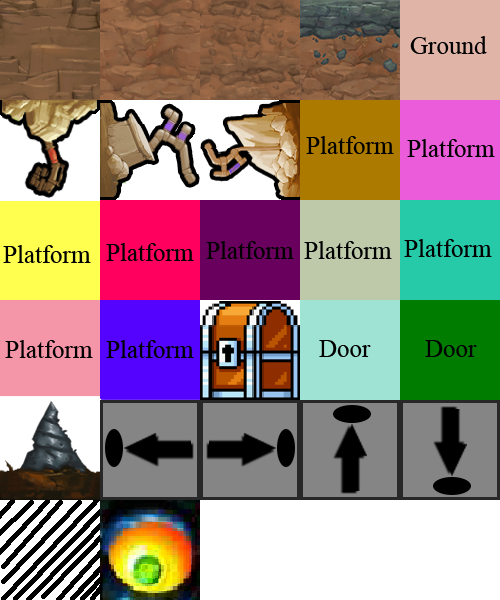
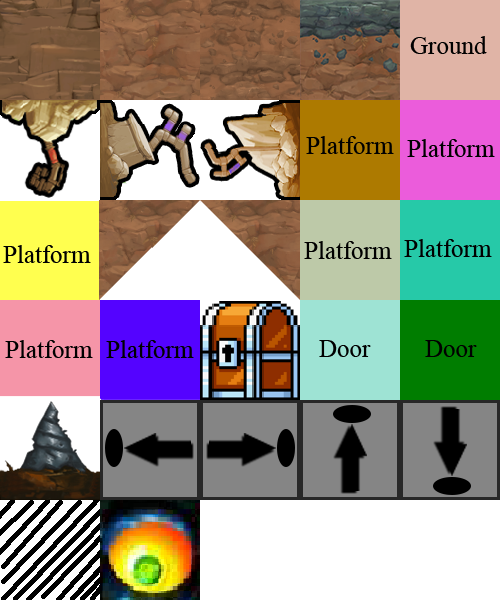
Comparing the layer stacks of the two (500, 600) images. Changes:
added layer "Layer 5 copy 3" above "Layer 5 copy 4" over [99, 200, 200, 300]
added layer "Layer 5 copy 4" above "Layer 5" over [200, 200, 300, 300]
painted on "Layer 0" over [100, 200, 300, 300]
